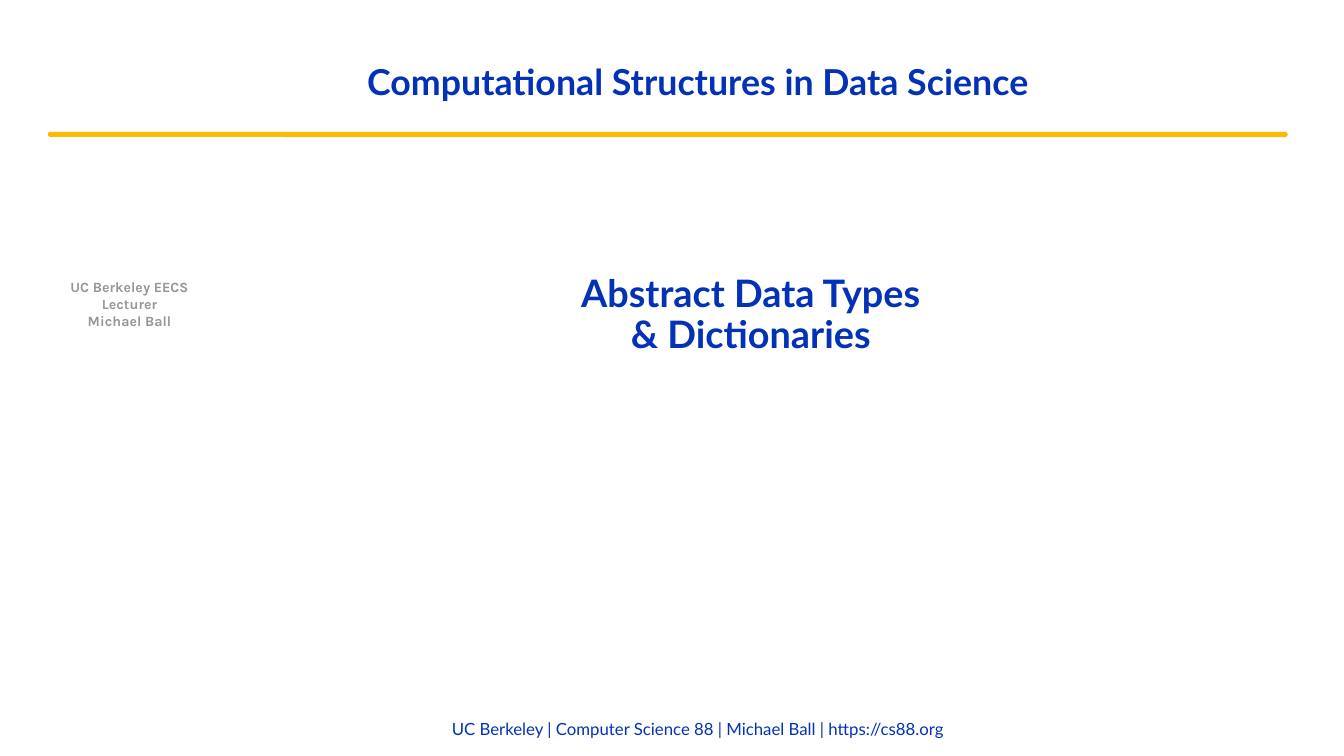
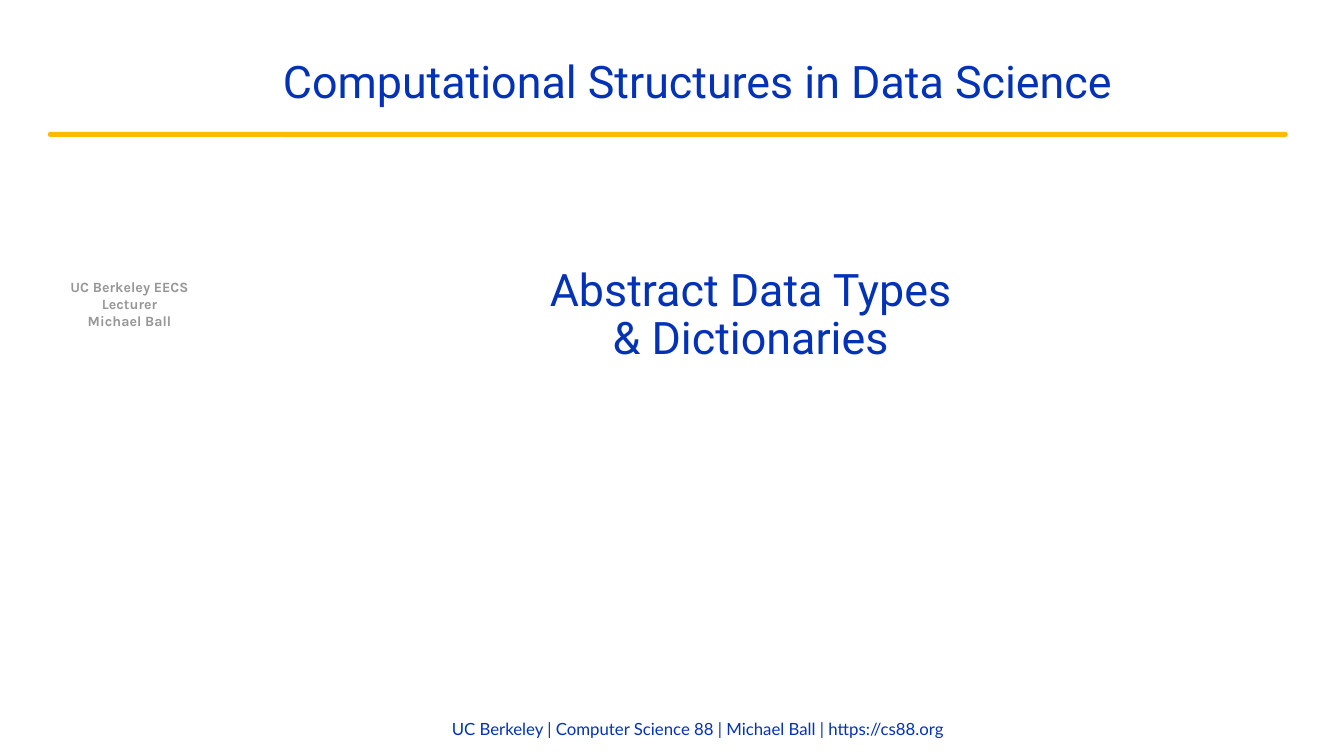
Before and after one commit to cs88-website/fa22, a slide deck: slide 1 of assets/slides/fa22/09-ADTs.pptx. Drawn at 1344x756 pixels with LibreOffice and Linux fonts; fonts in the diff are those of the drawing; background and template pictures are left out. Boxes give left, top, right and bottom in pixels: in the first picture for what was removed or moved away, otherwise in the second. Text is boxed around its words. In the diff, an @@ line names an element or a change of style, - is before the commit and + after.

```diff
--- a/assets/slides/fa22/09-ADTs.pptx
+++ b/assets/slides/fa22/09-ADTs.pptx
@@ text "Computational Structures in Data Science" at [283,64,1112,107]: size 25.5 to 32 pt, font Lato to Roboto, bold off @@
@@ title "Abstract Data Types & Dictionaries" at [550,272,951,355]: size 27 to 32 pt, font Lato to Roboto, bold off @@
```
Also in this commit, not shown: 9 other slides changed, 6 slides added, 1 slide removed, 6 other files.
